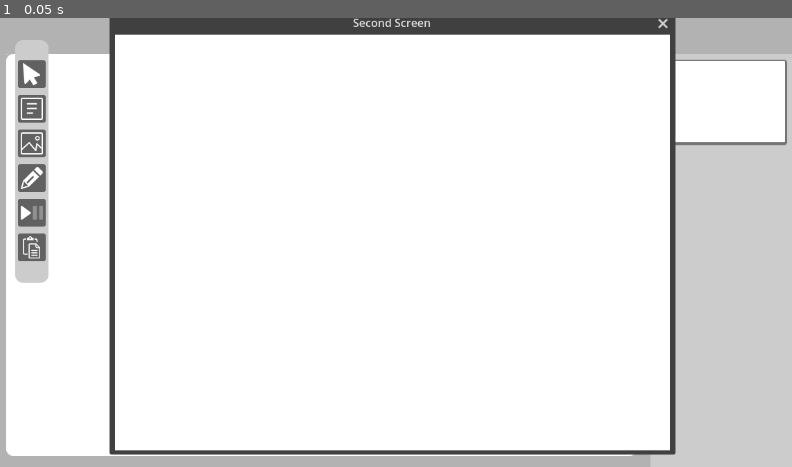
Above: before the commit, frame 1.
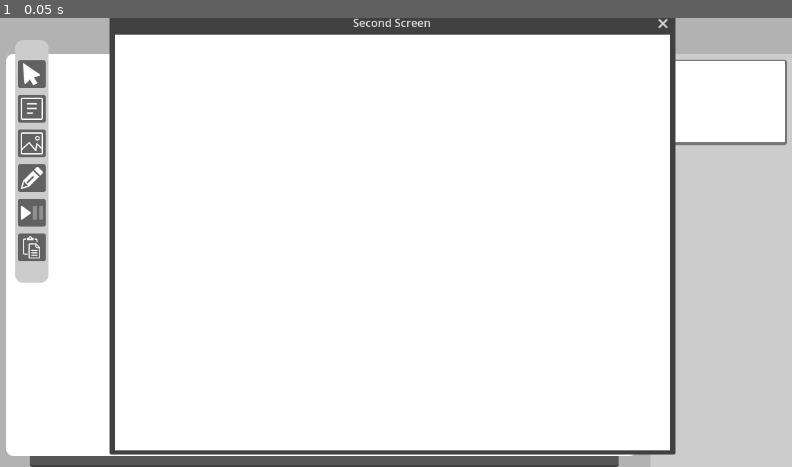
Above: after the commit, the same moment.

Repository: jmb462/GodotWhiteBoard
Game: Godot game, scene res://Main.tscn
Two runs of this game, one before a commit and one after it. Both use one fixed random seed, a clock stepped at 60 frames per second and the inputs below. The engine's default icon, where the game draws it, is replaced by a stand-in: a white triangle on a blue panel in a dark square.
Inputs:
- Up to frame 1 (0.05 s): no input

The runs differ from the first frame. In frame 1, 1.8% of the frame differs, in the area x 3-79%, y 97-100%.

Commit message:
Fix wrong ImageWidget size when image resized keeping aspect ratio (Fix #3)

Diff:
--- a/Board/Board.gd
+++ b/Board/Board.gd
@@ -157,9 +157,7 @@
 	# Store a reference to the cloned widget in the master widget
 	p_widget.set_clone(new_clone_widget)
 
-#
-#	New widget creation
-#
+## Create a new TextWidget and add it to the board.
 func create_text_widget() -> TextWidget:
 	#Create master text widget on control screen
 	var new_widget : TextWidget = packed_text_widget.instantiate()
@@ -173,6 +171,7 @@
 	clone_widget(new_widget)
 	return new_widget
 
+## Create a new ImageWidget and add it to the board.
 func create_image_widget(p_image : Image = null) -> void:
 	#Create master image widget on control screen
 	var new_widget : ImageWidget = packed_image_widget.instantiate()
@@ -198,6 +197,7 @@
 		if rect.intersects(preview_rect.abs()):
 			set_focus(widget, false)
 
+## Group the currently selected widgets into a new GroupWidget
 func group_widgets() -> void:
 	if focused_widget.is_empty():
 		return
@@ -232,9 +232,8 @@
 	temp_group = new_widget
 	clone_widget(new_widget)
 
-	#
-# Set focus on widget (and unfocus previous focused widget)
-#
+
+## Set focus on widget (and unfocus previous focused widget).
 func set_focus(p_widget : Widget, p_exclusive : bool = true) -> void:
 	if is_instance_valid(p_widget.grouped_in):
 		set_focus(p_widget.grouped_in)
--- a/Debug/Debug.tscn
+++ b/Debug/Debug.tscn
@@ -3,7 +3,6 @@
 [ext_resource type="Script" path="res://Debug/Debug.gd" id="1_qtu27"]
 
 [node name="Debug" type="Control"]
-visible = false
 custom_minimum_size = Vector2(500, 150)
 layout_mode = 3
 anchors_preset = 7
--- a/MainBoard/MainBoard.gd
+++ b/MainBoard/MainBoard.gd
@@ -28,23 +28,24 @@
 	image.load(data[0])
 	board.create_image_widget(image)
 
-#
-#	Free draw button has been pressed
-#
-
+#region Palett button callbacks
+## Called when palett pen button is pressed
 func _on_pen_pressed() -> void:
 	board.set_mode(G.BOARD_MODE.PEN)
 
+## Called when palett text button is pressed
 func _on_palette_text_pressed() -> void:
 	board.set_mode(G.BOARD_MODE.TEXT_POSITION)
 
+## Called when palett image button is pressed
 func _on_palette_image_pressed() -> void:
 	board.set_mode(G.BOARD_MODE.IMAGE_POSITION)
 
+## Called when palett arrow button is pressed
 func _on_palette_pointer_pressed() -> void:
 	board.set_mode(G.BOARD_MODE.NONE)
 
-
+## Called when palett paste button is pressed
 func _on_palette_paste_pressed() -> void:
 	if DisplayServer.clipboard_has_image():
 		board.set_mode(G.BOARD_MODE.PASTE_IMAGE)
@@ -55,7 +56,7 @@
 		text_widget.set_text(DisplayServer.clipboard_get())
 		text_widget.position = (board.size - text_widget.size) / 2.0
 		text_widget.synchronize()
-
+#endregion
 
 func add_board(p_index : int) -> Board:
 	if is_instance_valid(board):
--- a/MainBoard/MainBoard.tscn
+++ b/MainBoard/MainBoard.tscn
@@ -76,6 +76,7 @@
 
 [node name="Next" type="Button" parent="VBox/MainMenu/HBox"]
 layout_mode = 2
+disabled = true
 icon = ExtResource("4_int1g")
 
 [node name="Clear" type="Button" parent="VBox/MainMenu/HBox"]
--- a/Widget/BaseWidget/Widget.gd
+++ b/Widget/BaseWidget/Widget.gd
@@ -13,6 +13,8 @@
 
 var focus : bool = true
 var visible_on_presentation_screen : bool = true
+
+var decoration_size : Vector2 = Vector2(8.0, 34.0)
 
 # A locked widget cannot be resized or moved
 var locked : bool = false
@@ -63,13 +65,13 @@
 	synchronize()
 
 
-func resize(p_relative : Vector2, p_rotation_type : G.RESIZE) -> void:
+func resize(p_relative : Vector2, p_resize_type : G.RESIZE) -> void:
 	if size.y == 0:
 		return
 	var aspect_ratio : float = size.x / size.y
-	pin_marker(get_fix_marker(p_rotation_type))
-	var direction : float = -1.0 if p_rotation_type in [G.RESIZE.LEFT, G.RESIZE.TOP] else 1.0
-	match p_rotation_type:
+	pin_marker(get_fix_marker(p_resize_type))
+	var direction : float = -1.0 if p_resize_type in [G.RESIZE.LEFT, G.RESIZE.TOP] else 1.0
+	match p_resize_type:
 		G.RESIZE.RIGHT, G.RESIZE.LEFT:
 			var new_size : float = size.x + (p_relative.x * direction)
 			size = Vector2(new_size, (new_size / aspect_ratio) if keep_ratio else size.y)
@@ -83,6 +85,7 @@
 	move_to_pin()
 	synchronize()
 
+
 func rotate_widget(p_position : Vector2) -> void:
 	buttons.update_markers_positions(size)
 	var corner_angle : float = asin((size.y / 2.0) / buttons.get_marker_position(G.MARKER.MIDDLE).distance_to( buttons.get_marker_position(G.MARKER.TOP_RIGHT)))
--- a/Widget/ImageWidget/ImageWidget.gd
+++ b/Widget/ImageWidget/ImageWidget.gd
@@ -1,11 +1,12 @@
 extends Widget
 class_name ImageWidget
 
-@onready var texture_rect : TextureRect = $TextureRect
+@onready var texture_rect : TextureRect = $Anchor/TextureRect
 
 func _ready() -> void:
 	buttons.hide_button_size()
 	buttons.hide_button_color()
+	size = texture_rect.size + decoration_size
 
 func set_clone(p_clone : Widget) -> void:
 	super(p_clone)
@@ -13,11 +14,14 @@
 
 func set_texture(p_image : Image) -> void:
 	var texture : ImageTexture = ImageTexture.create_from_image(p_image)
+	texture_rect.size = p_image.get_size()
 	texture_rect.texture = texture
+	size = texture_rect.size + decoration_size
 
 func synchronize() -> void:
 	if not is_master():
 		return
+	clone.texture_rect.size = texture_rect.size
 	super()
 
 func _on_resized() -> void:
@@ -26,7 +30,33 @@
 		return
 	if not is_instance_valid(texture_rect.texture):
 		return
+
+	size = texture_rect.size + decoration_size
 	pivot_offset = texture_rect.texture.get_size() / 2.0
+
+func resize(p_relative : Vector2, p_resize_type : G.RESIZE) -> void:
+	pin_marker(get_fix_marker(p_resize_type))
+
+	var aspect_ratio : float = texture_rect.size.x / texture_rect.size.y
+	var direction : float = -1.0 if p_resize_type in [G.RESIZE.LEFT, G.RESIZE.TOP] else 1.0
+	match p_resize_type:
+		G.RESIZE.RIGHT, G.RESIZE.LEFT:
+			var new_size : float = texture_rect.size.x + (p_relative.x * direction)
+			texture_rect.size = Vector2(new_size, (new_size / aspect_ratio) if keep_ratio else texture_rect.size.y)
+		G.RESIZE.BOTTOM, G.RESIZE.TOP:
+			var new_size : float = texture_rect.size.y + (p_relative.y * direction)
+			texture_rect.size = Vector2((new_size * aspect_ratio) if keep_ratio else texture_rect.size.x, new_size)
+		G.RESIZE.BOTH:
+			var new_size : float = texture_rect.size.x + (p_relative.x * direction)
+			texture_rect.size = Vector2(new_size, (new_size / aspect_ratio) if keep_ratio else texture_rect.size.y + p_relative.y)
+
+	size = texture_rect.size + decoration_size
+
+	buttons.update_positions(size)
+	move_to_pin()
+	synchronize()
+
+	#super(p_relative, p_resize_type)
 
 func _on_texture_rect_gui_input(p_event : InputEvent) -> void:
 	if p_event is InputEventMouseButton:
--- a/Widget/ImageWidget/ImageWidget.tscn
+++ b/Widget/ImageWidget/ImageWidget.tscn
@@ -5,16 +5,21 @@
 [ext_resource type="Texture2D" uid="uid://bfnhhn378baet" path="res://icon.svg" id="3_01vwm"]
 
 [node name="ImageWidget" instance=ExtResource("1_mgu1k")]
-custom_minimum_size = Vector2(150, 150)
+custom_minimum_size = Vector2(100, 100)
+anchors_preset = -1
+offset_right = 201.0
 script = ExtResource("2_83fny")
 
-[node name="TextureRect" type="TextureRect" parent="." index="0"]
-layout_mode = 2
+[node name="Anchor" type="Node2D" parent="." index="0"]
+
+[node name="TextureRect" type="TextureRect" parent="Anchor" index="0"]
+offset_left = 4.0
+offset_top = 30.0
+offset_right = 4.0
+offset_bottom = 30.0
 texture = ExtResource("3_01vwm")
-expand_mode = 1
-stretch_mode = 4
 
 [connection signal="gui_input" from="." to="." method="_on_gui_input"]
 [connection signal="resized" from="." to="." method="_on_resized"]
-[connection signal="gui_input" from="TextureRect" to="." method="_on_texture_rect_gui_input"]
+[connection signal="gui_input" from="Anchor/TextureRect" to="." method="_on_texture_rect_gui_input"]
 [connection signal="resize_pressed" from="Buttons" to="." method="_on_buttons_resize_pressed"]
